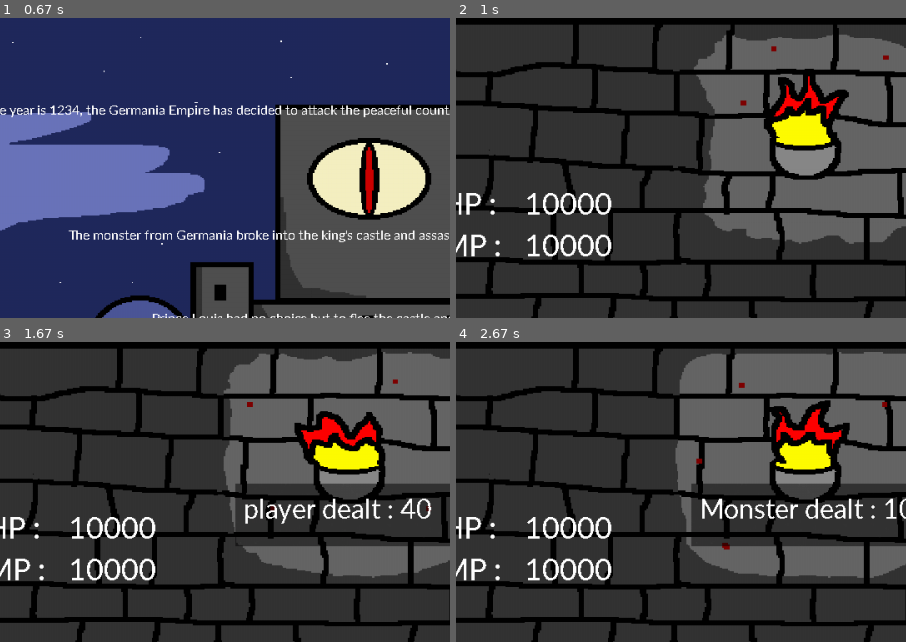
Above: before the commit, frames 1-4 (two rows, left to right).
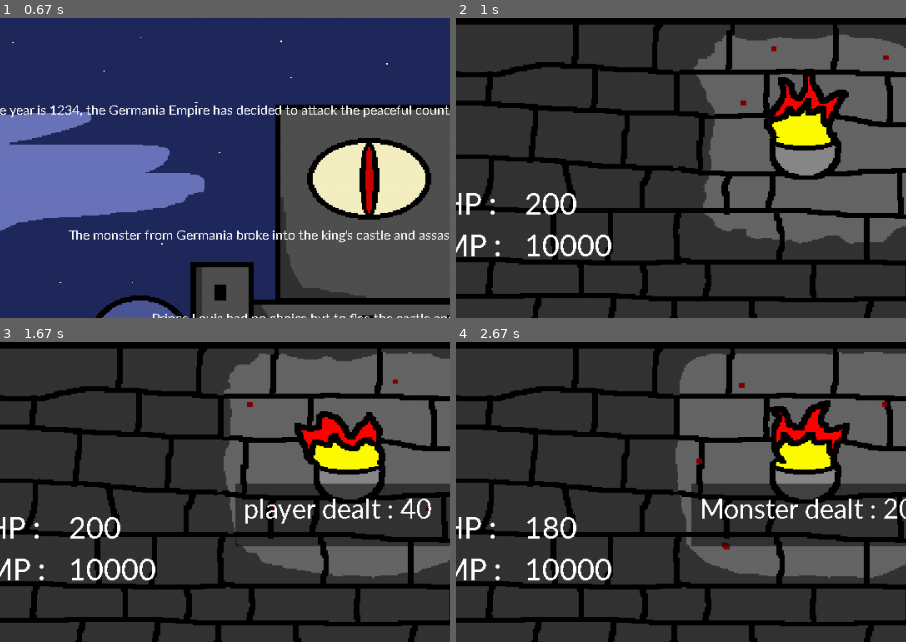
Above: after the commit, the same moments.

Repository: endamonking/CPE327ProjectPygame
Game: pygame game, started from main.py
Two runs of this game, one before a commit and one after it. Both use one fixed random seed, a clock stepped at 60 frames per second and the inputs below.
Inputs (mouse positions are % of the whole screen's width and height, from its top left):
- Up to frame 1 (0.67 s): press the mouse at (51, 57) at 0.37 s; move the mouse to (48, 40) at 0.47 s; release the mouse at (46, 22) at 0.6 s
- Up to frame 2 (1 s): press the mouse at (51, 92) at 0.7 s; move the mouse to (34, 59) at 0.8 s; release the mouse at (16, 26) at 0.93 s
- Up to frame 3 (1.67 s): press the mouse at (21, 90) at 1.03 s; move the mouse to (41, 66) at 1.13 s; release the mouse at (62, 43) at 1.27 s
- Up to frame 4 (2.67 s): no input
The pictures show only the part of the screen within x 11-61%, y 0-50%; the shares and areas given below are measured in that part.

Frame 1 is identical in both runs. In frame 2, 0.4% of the frame differs, in the area x 15-35%, y 58-66%; in frame 3, 0.4%; in frame 4, 0.5%, in the area x 19-99%, y 52-66%.

Commit message:
add stage

Diff:
--- /dev/null
+++ b/deadScene.py
@@ -0,0 +1,49 @@
+import pygame
+import button
+import os
+import scene_manager
+
+WHITE = (255,255,255)
+BLACK = (0,0,0)
+WIDTH = 1080
+HEIGHT = 720
+WIN = pygame.display.set_mode((WIDTH,HEIGHT))
+FPS = 60
+pygame.display.set_caption("Demon's tower")
+
+#asset
+button_image = pygame.image.load(os.path.join('Asset', 'prBTN.png'))
+background = pygame.transform.scale(pygame.image.load(os.path.join('Asset', 'title_background.png')), (1080, 720))
+
+def createText():
+    BigFont = "YOU DEAD"
+
+    my_font = pygame.font.SysFont("candara",128)
+    text_surface1 = my_font.render(BigFont, False, (255,0,0))
+
+
+    WIN.blit(text_surface1, (250,140))
+
+def draw_window(mp):
+    WIN.fill(BLACK)
+    toTile = button.button(400,600,button_image, 7)
+    current_Time = pygame.time.get_ticks()
+
+    createText()
+    if toTile.draw(mp,WIN,BLACK,"To title",28,95,45):
+        scene_manager.loadStage(3,WIN,60)
+    pygame.display.update()
+
+def main ():
+    clock = pygame.time.Clock()
+    gamRunning = True
+    while gamRunning:
+        clock.tick(FPS)
+        for event in pygame.event.get():
+            if event.type == pygame.QUIT:
+                gamRunning = False
+
+        mousePose = pygame.mouse.get_pos()
+        draw_window(mousePose)
+
+    pygame.quit()
--- a/enemy.py
+++ b/enemy.py
@@ -64,19 +64,10 @@
             regen_sound = mixer.Sound(r'sound effect\Slime\regenerate.mp3')
             regen_sound.set_volume(1)
             regen_sound.play()
-
-        elif rand >= 2:
-            damaged = self.attackPoint - enemy.defendPoint
-            attack = mixer.Sound(r'sound effect\Slime\attack.mp3')
-            attack.set_volume(0.8)
-            attack.play()
-            if damaged <= 0:
-                damaged = 0
             enemy.currentHp = enemy.currentHp - damaged
             if enemy.currentHp < 0 :
                 enemy.currentHp = 0
                 enemy.death = True
-
         return damaged, "monster"
 
     #Zombie skill
@@ -89,10 +80,8 @@
             attack = mixer.Sound(r'sound effect\Zombie\attack.mp3')
             attack.set_volume(0.8)
             attack.play()
-
-            if damaged <= 0:
-                damaged = 0
-
+            if damaged <= 0:
+                damaged = 0
         else:
             damaged = self.attackPoint - enemy.defendPoint
             attack = mixer.Sound(r'sound effect\Zombie\attack.mp3')
--- a/scene_manager.py
+++ b/scene_manager.py
@@ -3,6 +3,8 @@
 import os
 import stage0
 import stage1
+import deadScene
+import main
 
 def loadStage(stage, WIN, FPS):
     match stage:
@@ -10,15 +12,7 @@
             stage0.stage0(WIN,FPS)
         case 1:
             stage1.main()
-import pygame
-import button
-import os
-import stage0
-import stage1
-
-def loadStage(stage, WIN, FPS):
-    match stage:
-        case 0:
-            stage0.stage0(WIN,FPS)
-        case 1:
-            stage1.main()
+        case 2:
+            deadScene.main()
+        case 3:
+            main.main()
--- a/stage1.py
+++ b/stage1.py
@@ -4,6 +4,8 @@
 import player
 import path
 import enemy
+import scene_manager
+
 
 WHITE = (255,255,255)
 BLACK = (0,0,0)
@@ -64,7 +66,7 @@
     monster.showHealth(WIN)
     if mainplayer.currentHp <= 0 :
         gameState = "Lose"
-        exit()
+        scene_manager.loadStage(2,WIN,60)
     elif monster.currentHp <= 0 :
         gameState = monster.isDead()
     else :
@@ -147,7 +149,7 @@
 
 def showDamage(DMG, side, player):
 
-    if side == "player" and player.showWhat == "nothing":
+    if side == "player" and player.showWhat == "nothing" and DMG != 0:
         sDMG = str(DMG)
         blackScreen.set_alpha(128)
         WIN.blit(blackScreen, (400,170))
@@ -155,7 +157,7 @@
         my_font = pygame.font.SysFont("candara",36)
         text_surface = my_font.render(finalText, False, (255,255,255))
         WIN.blit(text_surface, (410,180))
-    elif side == "monster":
+    elif side == "monster" and DMG != 0 :
         sDMG = str(DMG)
         blackScreen.set_alpha(128)
         WIN.blit(blackScreen, (400,170))
@@ -188,7 +190,7 @@
     clock = pygame.time.Clock()
     gamRunning = True
     #order list name hp defend attack xpose ypose
-    mainplayer = player.player(10000,10000,10,40)
+    mainplayer = player.player(200,10000,0,40)
     createMonster(monster)
     mainplayer.turn = True
     while gamRunning:
